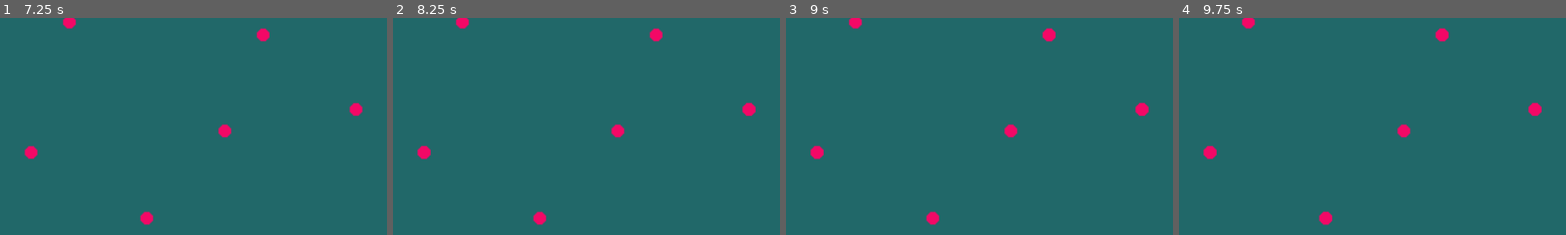
Above: before the commit, frames 1-4 (left to right).
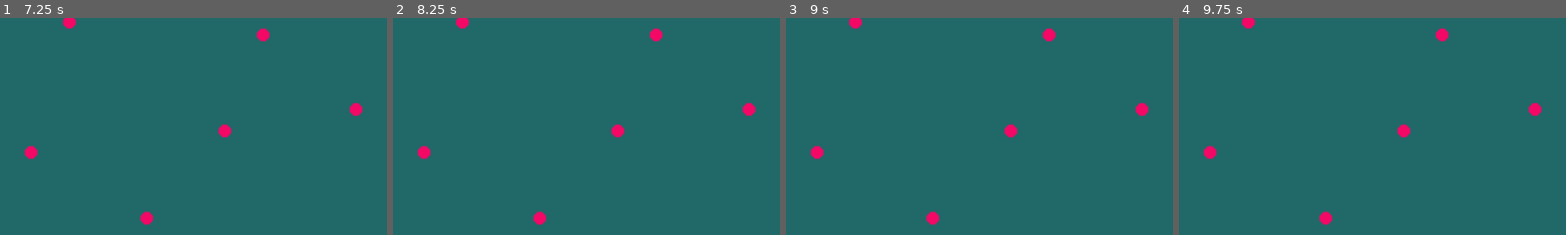
Above: after the commit, the same moments.

Repository: Alpha-Hotel/GameJamJan24
Game: Godot game, scene res://Scenes/menu.tscn
Same seed, same stepped clock (60 frames per second), same inputs: the game is played once before the commit and once after it.
Inputs (mouse positions are % of the whole screen's width and height, from its top left):
- Up to frame 1 (7.25 s): click "Start" at 0.5 s; tap Enter at 1.25, 2.75, 4.25 s; move the mouse to (72, 45) at 1.27 s; click (72, 45) at 1.35 s; tap Space at 2, 3.5, 5 s; move the mouse to (30, 55) at 2.02 s; click (30, 55) at 2.1 s; move the mouse to (60, 28) at 2.77 s; click (60, 28) at 2.85 s; move the mouse to (45, 70) at 3.52 s; click (45, 70) at 3.6 s; move the mouse to (80, 65) at 4.27 s; click (80, 65) at 4.35 s; move the mouse to (20, 35) at 5.02 s; click (20, 35) at 5.1 s; move the mouse to (55, 50) at 5.77 s; click (55, 50) at 5.85 s; move the mouse to (35, 25) at 6.52 s; click (35, 25) at 6.6 s
- Up to frame 2 (8.25 s): move the mouse to (72, 45) at 7.27 s; click (72, 45) at 7.35 s; move the mouse to (30, 55) at 8.02 s; click (30, 55) at 8.1 s
- Up to frame 3 (9 s): move the mouse to (60, 28) at 8.77 s; click (60, 28) at 8.85 s
- Up to frame 4 (9.75 s): move the mouse to (45, 70) at 9.52 s; click (45, 70) at 9.6 s
The pictures show only the part of the screen within x 26-76%, y 24-74%; the shares and areas given below are measured in that part.

Frame 1 is identical in both runs. In frame 2, less than 0.1% of the frame differs, in the area x 6-94%, y 38-66%; in frame 3, 0.1%; in frame 4, 0.2%, in the area x 6-94%, y 4-96%.

Commit message:
fixed collider

Diff:
--- a/Scenes/menu.tscn
+++ b/Scenes/menu.tscn
@@ -1,4 +1,5 @@
 [gd_scene load_steps=11 format=3 uid="uid://oxau8xdy63ty"]
+
 [ext_resource type="Script" path="res://Scenes/menu.gd" id="1_bbhou"]
 [ext_resource type="Shader" path="res://Scenes/menu.gdshader" id="1_p0jvd"]
 [ext_resource type="AudioStream" uid="uid://cei5o8xbl1buc" path="res://audio/main theme.wav" id="2_t5ueb"]
--- a/Scenes/node.gd
+++ b/Scenes/node.gd
@@ -33,7 +33,7 @@
 		else:
 			print("collision")
 		##print("Mouse Click/Unclick at: ", event.position)
-		add_mycelia_node(event.position)
+
 		add_connecting_lines(event.position, closest_node_1, closest_node_2)
 
 	elif event is InputEventMouseMotion:
--- a/main.gd
+++ b/main.gd
@@ -1,32 +1,64 @@
-extends Node2D
+extends Node
 
 const mycelia_node = preload("res://Scenes/mycelia_node.tscn")
-@export var mycelia_nodes:Array[PackedScene]
+
 # Called when the node enters the scene tree for the first time.
 func _ready():
+
 	pass # Replace with function body.
 
 
 # Called every frame. 'delta' is the elapsed time since the previous frame.
 func _process(delta):
+	#print($Collider.is_colliding)
 	pass
 
+var closest_node_1
+var closest_node_2
+var line
+## this function finds the two closest nodes, and passes the positions to
+##the two variables defined above to connect lines to.
+func find_closest_nodes():
+	pass
 
 func _input(event):
-	# Mouse in viewport coordinates.
+
 	if event is InputEventMouseButton and not event.is_action_released("click"):
-		print("Mouse Click/Unclick at: ", event.position)
-		add_mycelia_node(event.position)
+		# This runs if the mouse is clicked
+		print("main")
+		print("Mouse Click/Unclick at: ", )
+		if not check_collision(event.position):
+			# Checks collision at the mouse posiiton
+			print("no collision")
+			add_mycelia_node(event.position)
+		else:
+			print("collision")
+		##print("Mouse Click/Unclick at: ", event.position)
+
 
 	elif event is InputEventMouseMotion:
 		#print("Mouse Motion at: ", event.position)
 		pass
 
-   # Print the size of the viewport.
-	#print("Viewport Resolution is: ", get_viewport().get_visible_rect().size)
+
 
 func add_mycelia_node(pos):
+	# This function adds a mycelia node at a given position (pos)
 	var node = mycelia_node.instantiate()
+	add_child(node)
+	print(node)
 
-	add_child(node)
 	node.position = pos
+	node.add_to_group("mycelia_nodes")
+
+
+func check_collision(pos):
+	#This function uses the Collider node to detect collisions at a given position pos
+	$Collider.position = pos
+	# Normally collider updates at the physics update step. This forces it to update
+	# prior to collision check.
+	$Collider.force_shapecast_update()
+	return $Collider.is_colliding()
+
+func add_connecting_lines(placed_pos, pos_2, pos_3):
+	pass
--- a/main.tscn
+++ b/main.tscn
@@ -1,6 +1,12 @@
-[gd_scene load_steps=2 format=3 uid="uid://dn8o2yey1228"]
+[gd_scene load_steps=3 format=3 uid="uid://dn8o2yey1228"]
 
-[ext_resource type="Script" path="res://main.gd" id="1_lcb6c"]
+[ext_resource type="Script" path="res://Scenes/node.gd" id="1_t50d0"]
+
+[sub_resource type="CircleShape2D" id="CircleShape2D_fptqp"]
 
 [node name="main" type="Node2D"]
-script = ExtResource("1_lcb6c")
+script = ExtResource("1_t50d0")
+
+[node name="Collider" type="ShapeCast2D" parent="." groups=["mycelia_nodes"]]
+shape = SubResource("CircleShape2D_fptqp")
+collide_with_areas = true
